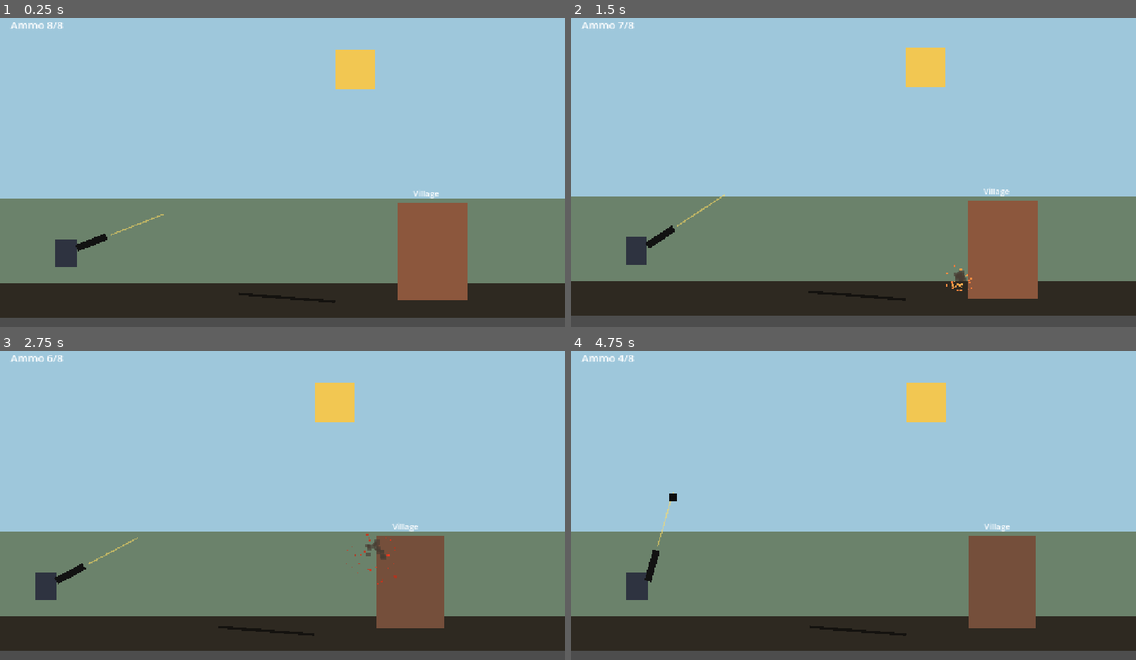
Above: before the commit, frames 1-4 (two rows, left to right).
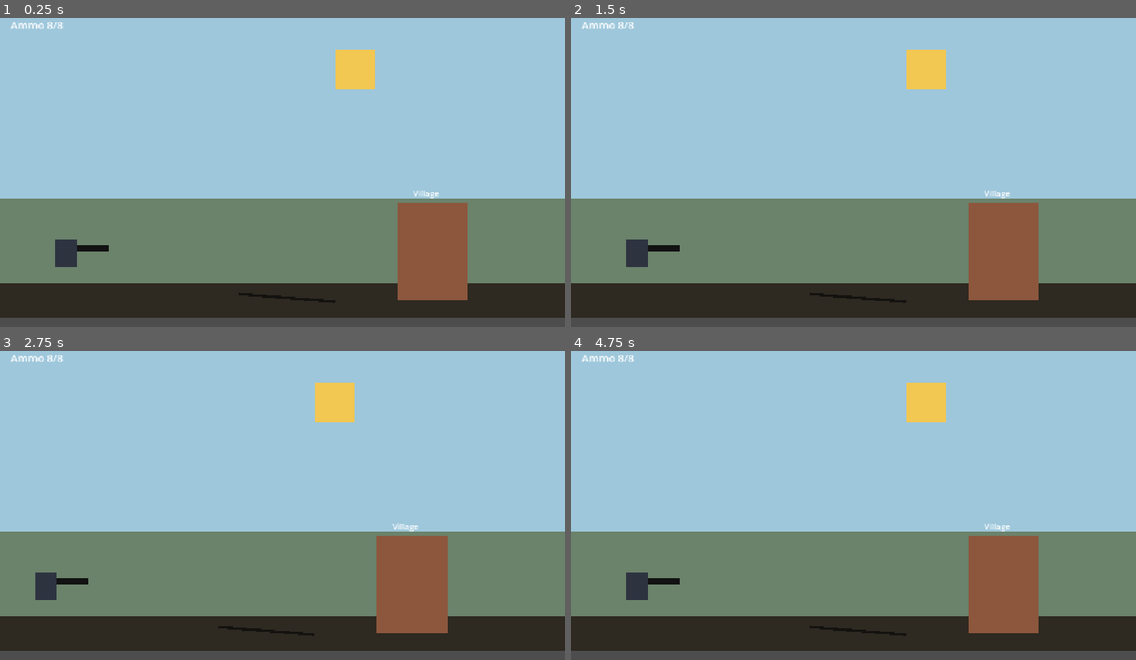
Above: after the commit, the same moments.

Repository: gcbraga6-afk/K-l-the-rich
Game: Godot game, scene res://main.tscn
Two runs of this game, one before a commit and one after it. Both use one fixed random seed, a clock stepped at 60 frames per second and the inputs below.
Inputs (mouse positions are in pixels of both pictures, inside the frame that each line leads up to):
- Up to frame 1 (0.25 s): no input
- Up to frame 2 (1.5 s): tap Enter at 0.5 s; move the mouse to (977, 150) at 0.52 s; click (977, 150) at 0.6 s; move the mouse to (740, 184) at 1.27 s; tap A (camera_left) at 1.35 s
- Up to frame 3 (2.75 s): click (169, 517) at 1.55 s; move the mouse to (339, 431) at 2.02 s; tap D (camera_right) at 2.1 s; click (339, 431) at 2.3 s
- Up to frame 4 (4.75 s): move the mouse to (825, 564) at 2.77 s; click (825, 564) at 2.85 s; move the mouse to (1023, 548) at 3.52 s; click (1023, 548) at 3.6 s; tap Space at 4.25 s; move the mouse to (684, 452) at 4.27 s; tap A (camera_left) at 4.35 s; click (684, 452) at 4.55 s

The runs differ from the first frame. In frame 1, 0.2% of the frame differs, in the area x 13-29%, y 63-76%; in frame 2, 3.1%, in the area x 0-100%, y 1-98%; in frame 3, 0.8%; in frame 4, 0.7%.

Commit message:
feat: use drag trajectory aiming

Diff:
--- a/scripts/knight/knight.gd
+++ b/scripts/knight/knight.gd
@@ -1,9 +1,14 @@
 extends Node2D
 
 @export var projectile_scene: PackedScene
-@export var muzzle_speed := 900.0
 @export var cooldown_seconds := 0.8
 @export var max_ammo := 8
+@export var aim_touch_radius := 90.0
+@export var min_drag_px := 18.0
+@export var max_drag_px := 180.0
+@export var max_muzzle_speed := 900.0
+@export var trajectory_points := 20
+@export var trajectory_step := 0.08
 
 @onready var cannon_pivot: Node2D = $CannonPivot
 @onready var aim_line: Line2D = $AimLine
@@ -11,9 +16,12 @@
 var _cooldown := 0.0
 var _ammo := 0
 var _intervention_active := true
+var _is_aiming := false
+var _aim_velocity := Vector2.ZERO
 
 func _ready() -> void:
 	_ammo = max_ammo
+	aim_line.visible = false
 	call_deferred("_emit_ammo_changed")
 
 
@@ -25,22 +33,68 @@
 		return
 
 	_cooldown = maxf(0.0, _cooldown - delta)
-	_aim_at_mouse()
 
-	if Input.is_action_just_pressed("fire") and _cooldown <= 0.0:
-		_fire()
+	if Input.is_action_just_pressed("fire") and _can_start_aim():
+		_is_aiming = true
+		aim_line.visible = true
+
+	if _is_aiming:
+		_update_drag_aim()
+
+	if Input.is_action_just_released("fire") and _is_aiming:
+		_release_aim()
 
 
-func _aim_at_mouse() -> void:
-	cannon_pivot.look_at(get_global_mouse_position())
-	var direction := Vector2.RIGHT.rotated(cannon_pivot.global_rotation)
-	aim_line.points = PackedVector2Array([
-		cannon_pivot.position + direction * 82.0,
-		cannon_pivot.position + direction * 210.0,
-	])
+func _can_start_aim() -> bool:
+	if _cooldown > 0.0 or _ammo <= 0:
+		return false
+
+	var muzzle_position := _muzzle_global_position()
+	return get_global_mouse_position().distance_to(muzzle_position) <= aim_touch_radius
 
 
-func _fire() -> void:
+func _update_drag_aim() -> void:
+	var muzzle_position := _muzzle_global_position()
+	var drag := muzzle_position - get_global_mouse_position()
+	var distance := drag.length()
+
+	if distance <= 0.001:
+		_aim_velocity = Vector2.ZERO
+		aim_line.points = PackedVector2Array()
+		return
+
+	var clamped_distance := minf(distance, max_drag_px)
+	var speed := (clamped_distance / max_drag_px) * max_muzzle_speed
+	_aim_velocity = drag.normalized() * speed
+
+	cannon_pivot.rotation = _aim_velocity.angle()
+	_update_trajectory_preview(muzzle_position, _aim_velocity)
+
+
+func _update_trajectory_preview(start_position: Vector2, velocity: Vector2) -> void:
+	var gravity := ProjectSettings.get_setting("physics/2d/default_gravity") as float
+	var points := PackedVector2Array()
+	points.append(to_local(start_position))
+
+	for i in range(1, trajectory_points + 1):
+		var t := float(i) * trajectory_step
+		var predicted := start_position + velocity * t + Vector2(0.0, 0.5 * gravity * t * t)
+		points.append(to_local(predicted))
+
+	aim_line.points = points
+
+
+func _release_aim() -> void:
+	_is_aiming = false
+	aim_line.visible = false
+
+	if _aim_velocity.length() < min_drag_px / max_drag_px * max_muzzle_speed:
+		return
+
+	_fire(_aim_velocity)
+
+
+func _fire(velocity: Vector2) -> void:
 	if projectile_scene == null or _ammo <= 0:
 		return
 
@@ -48,9 +102,9 @@
 	_emit_ammo_changed()
 
 	var projectile := projectile_scene.instantiate() as RigidBody2D
-	var direction := Vector2.RIGHT.rotated(cannon_pivot.global_rotation)
-	projectile.global_position = cannon_pivot.global_position + direction * 76.0
-	projectile.linear_velocity = direction * muzzle_speed
+	var direction := velocity.normalized()
+	projectile.global_position = _muzzle_global_position()
+	projectile.linear_velocity = velocity
 	get_tree().current_scene.add_child(projectile)
 
 	EventBus.emit_projectile_fired({
@@ -68,6 +122,10 @@
 		_end_intervention("ammo_empty")
 
 
+func _muzzle_global_position() -> Vector2:
+	return cannon_pivot.global_position + Vector2.RIGHT.rotated(cannon_pivot.global_rotation) * 76.0
+
+
 func _end_intervention(reason: String) -> void:
 	_intervention_active = false
 	EventBus.emit_intervention_ended(reason)
